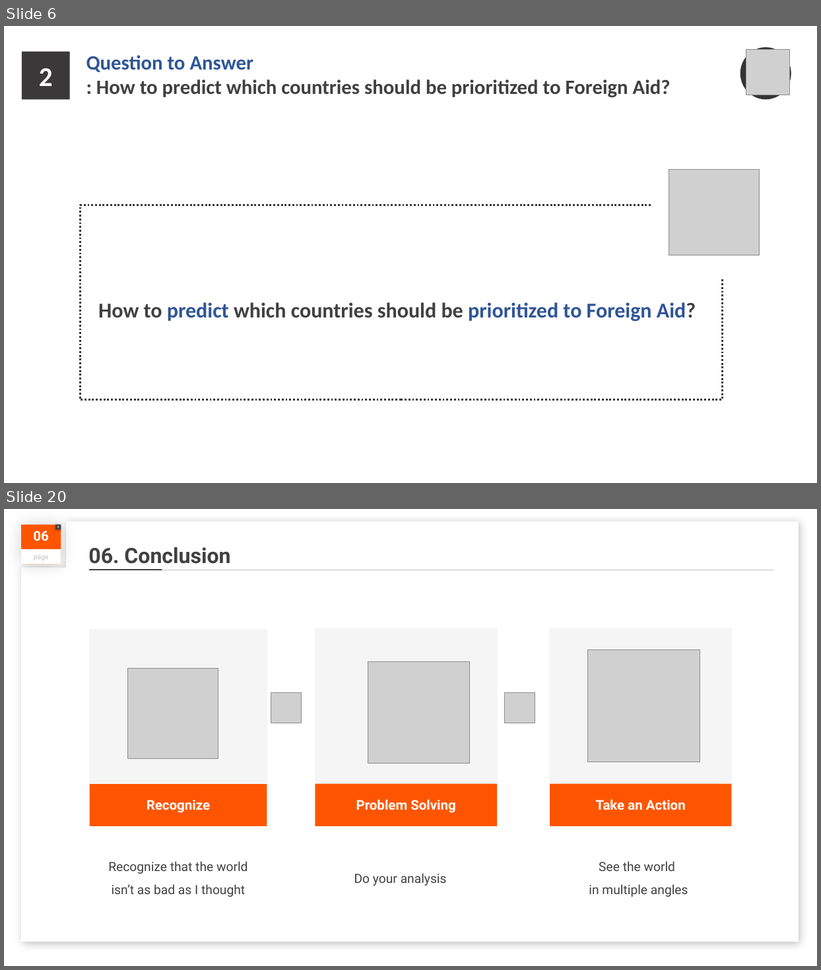
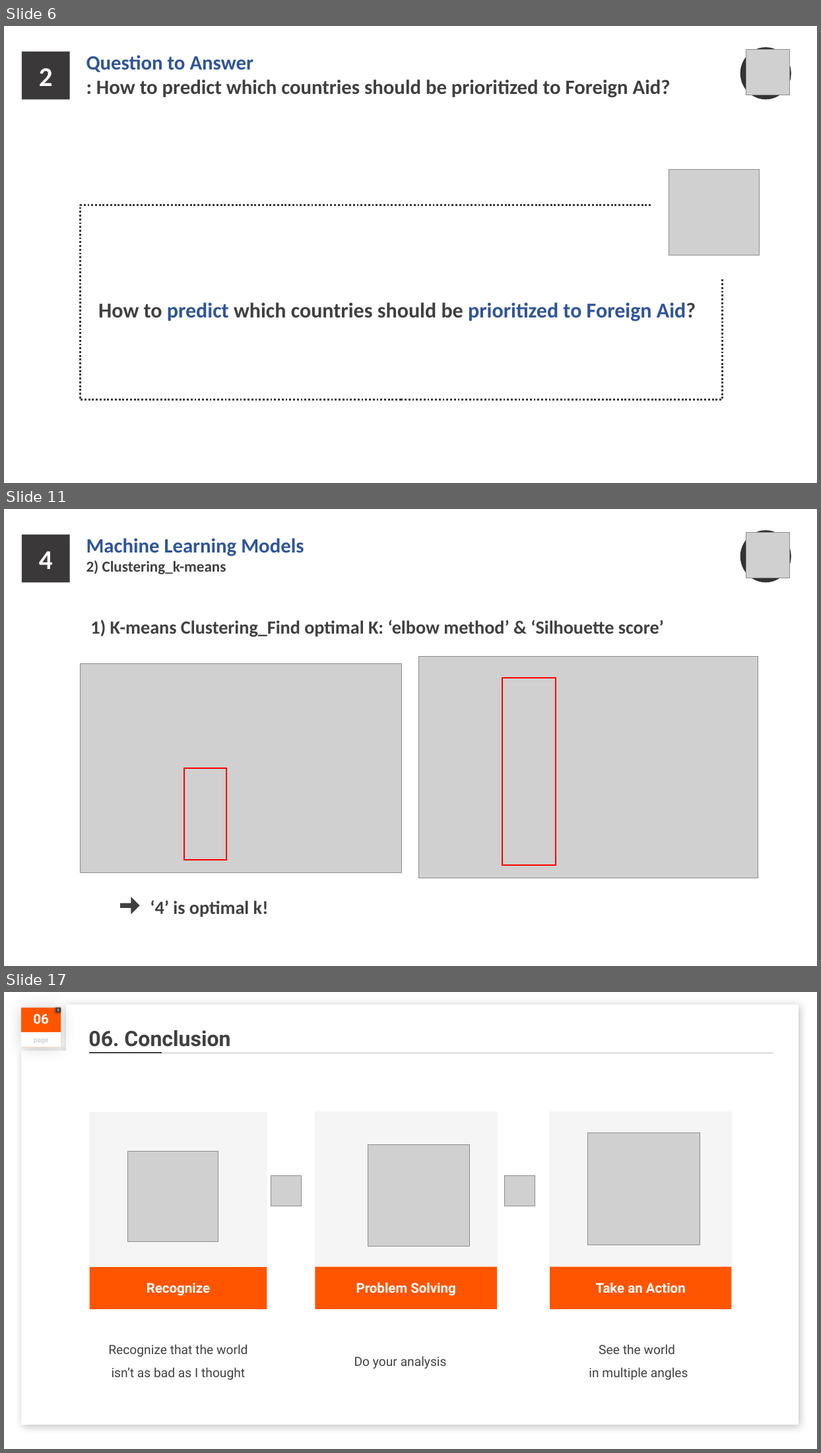
Before and after one commit to hej6853/Rowdy_Rooster_Project3, a slide deck: Factfulness_FINAL.pptx. Shown one above the other, each under a label of ours: slides 6 and 20 before the commit, slides 6, 11 and 17 after it; the slides between them are not shown. The pictures are 821x970 and 821x1453 pixels, drawn with LibreOffice and Linux fonts; fonts in the diff are those of the drawing; grey boxes stand for pictures; background and template pictures are left out. Boxes give left, top, right and bottom in pixels: in the first picture for what was removed or moved away, otherwise in the second. Text is boxed around its words. In the diff, an @@ line names an element or a change of style, - is before the commit and + after.

```diff
--- a/Factfulness_FINAL.pptx
+++ b/Factfulness_FINAL.pptx
@@ slide 11 added at <box>4,509,817,966</box>, background picture (left out) @@
@@ rectangle added at <box>22,535,70,583</box>, fill #3A3838 @@
@@ text added at <box>86,538,304,574</box>, 24 pt, text #2F5597, bold @@
+Machine Learning Models
+2) Clustering_k-means
@@ ellipse added at <box>741,530,791,583</box>, fill #333333 @@
@@ picture added at <box>746,532,789,578</box> @@
@@ text added at <box>39,551,53,569</box>, 32 pt, text #FFFFFF, bold @@
+4
@@ text added at <box>90,620,664,637</box>, 22 pt, text #404040, bold @@
+1) K-means Clustering_Find optimal K: ‘elbow method’ & ‘Silhouette score’
@@ picture added at <box>81,664,403,873</box> @@
@@ picture added at <box>418,657,758,879</box> @@
@@ rectangle added at <box>502,678,556,866</box>, outline #FF0000 1.5 pt @@
@@ rectangle added at <box>184,768,226,860</box>, outline #FF0000 1.5 pt @@
@@ right arrow added at <box>121,898,139,914</box>, fill #404040, outline #404040 1 pt @@
@@ text added at <box>150,900,269,918</box>, 22 pt, text #404040, bold @@
+‘4’ is optimal k!
@@ what was slide 20 is now slide 17 @@
```
Also in this commit, not shown: 6 slides changed, 5 other slides added, 11 slides removed, 8 other files.
